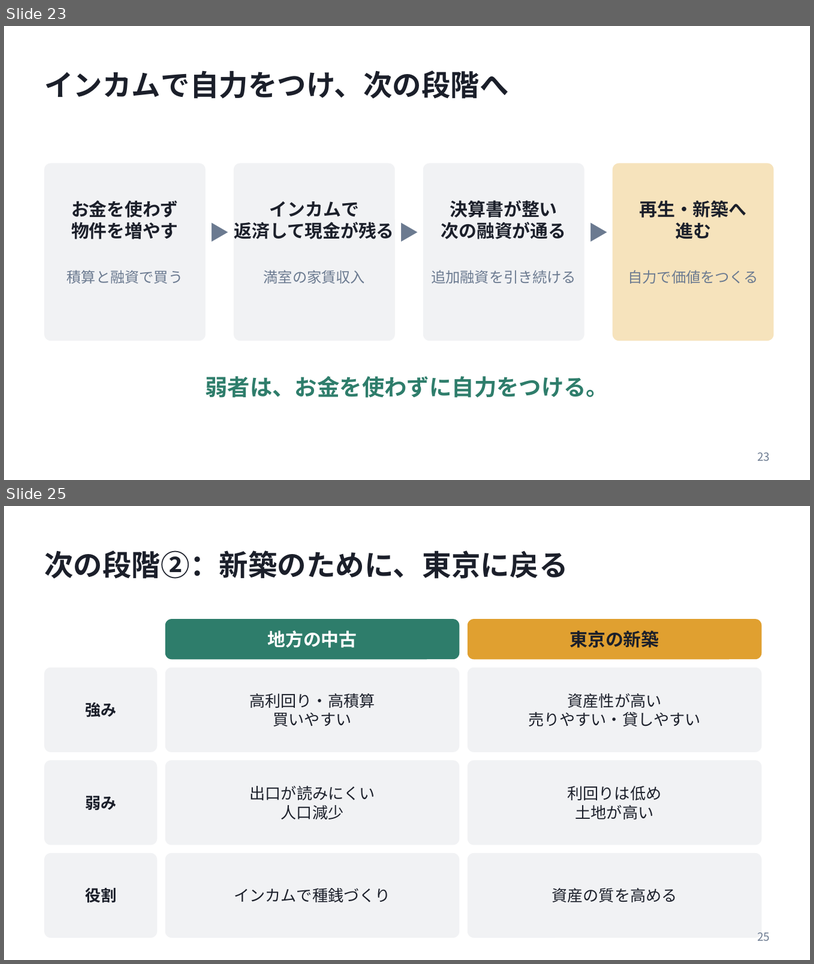
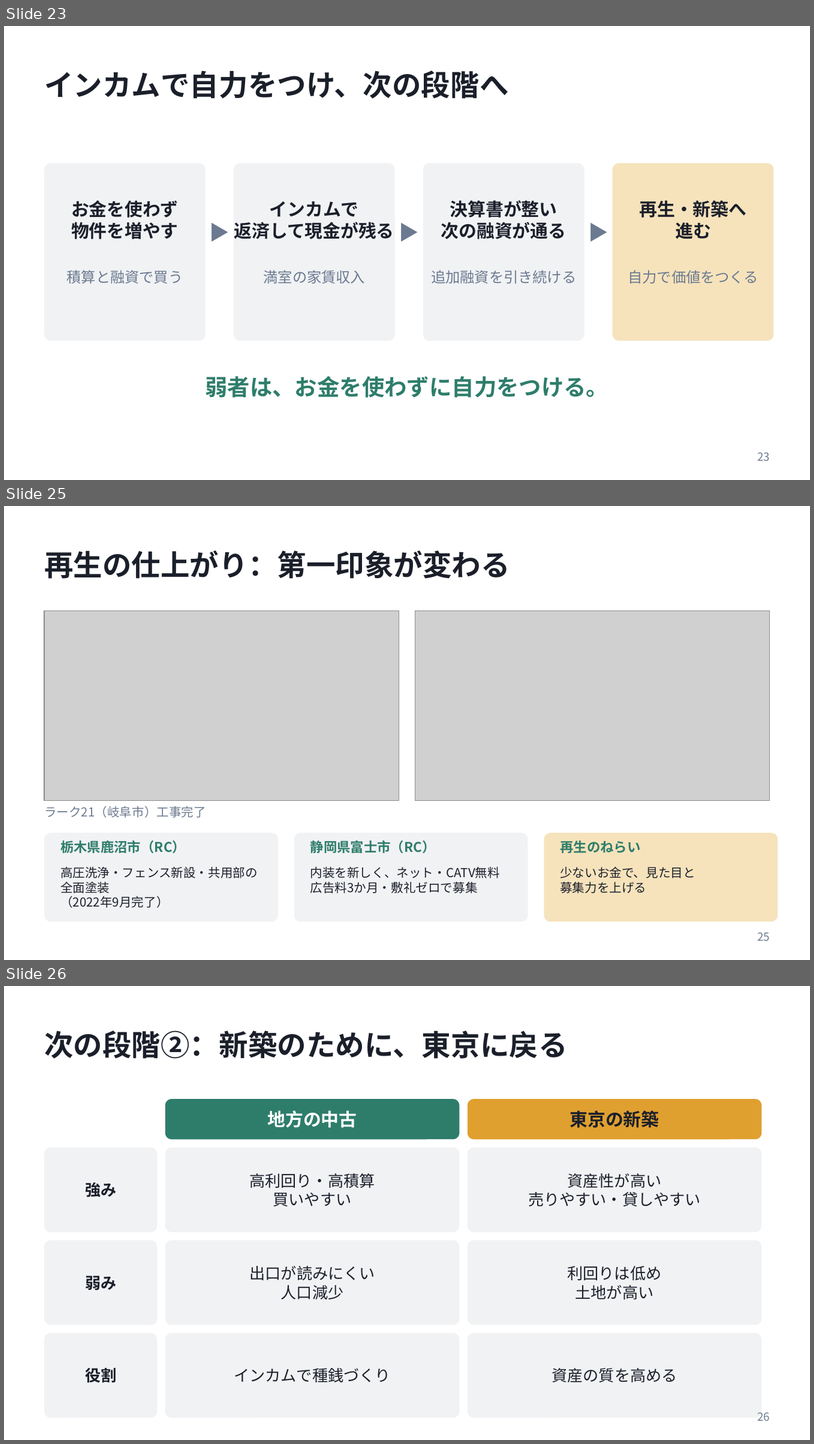
Before and after one commit to daisuke2009/avatars1, a slide deck: presentations/20261023_弱者の戦略_発表資料.pptx. Shown one above the other, each under a label of ours: slides 23 and 25 before the commit, slides 23, 25 and 26 after it; the slides between them are not shown. The pictures are 814x964 and 814x1444 pixels, drawn with LibreOffice and Linux fonts; fonts in the diff are those of the drawing; grey boxes stand for pictures. Boxes give left, top, right and bottom in pixels: in the first picture for what was removed or moved away, otherwise in the second. Text is boxed around its words. In the diff, an @@ line names an element or a change of style, - is before the commit and + after.

```diff
--- a/presentations/20261023_弱者の戦略_発表資料.pptx
+++ b/presentations/20261023_弱者の戦略_発表資料.pptx
@@ slide 25 added at (x1=4, y1=506, x2=810, y2=960), background #FFFFFF @@
@@ title added at (x1=44, y1=550, x2=510, y2=579), 26 pt, text #1B1F2A, bold @@
+再生の仕上がり：第一印象が変わる
@@ picture added at (x1=44, y1=611, x2=399, y2=801) @@
@@ picture added at (x1=415, y1=611, x2=770, y2=801) @@
@@ text added at (x1=44, y1=805, x2=206, y2=817), 11 pt, text #6B7A90 @@
+ラーク21（岐阜市）工事完了
@@ rounded rectangle added at (x1=44, y1=832, x2=278, y2=921), fill #F1F2F4 @@
@@ text added at (x1=60, y1=840, x2=186, y2=853), 12 pt, text #2E7D6B, bold @@
+栃木県鹿沼市（RC）
@@ rounded rectangle added at (x1=294, y1=832, x2=528, y2=921), fill #F1F2F4 @@
@@ text added at (x1=311, y1=840, x2=436, y2=853), 12 pt, text #2E7D6B, bold @@
+静岡県富士市（RC）
@@ rounded rectangle added at (x1=544, y1=832, x2=778, y2=921), fill #F6E3BC @@
@@ text added at (x1=560, y1=840, x2=641, y2=853), 12 pt, text #2E7D6B, bold @@
+再生のねらい
@@ text added at (x1=60, y1=866, x2=258, y2=907), 11 pt, text #1B1F2A @@
+高圧洗浄・フェンス新設・共用部の全面塗装
+（2022年9月完了）
@@ text added at (x1=311, y1=866, x2=500, y2=893), 11 pt, text #1B1F2A @@
+内装を新しく、ネット・CATV無料
+広告料3か月・敷礼ゼロで募集
@@ text added at (x1=560, y1=866, x2=696, y2=893), 11 pt, text #1B1F2A @@
+少ないお金で、見た目と
+募集力を上げる
@@ page number added at (x1=758, y1=932, x2=770, y2=940), 10 pt, text #6B7A90 @@
+25
@@ what was slide 25 is now slide 26 @@
@@ page number at (x1=758, y1=1412, x2=770, y2=1420): text changed @@
-25
+26
```
Also in this commit, not shown: 4 slides changed, 1 other slide added, 1 slide removed.
